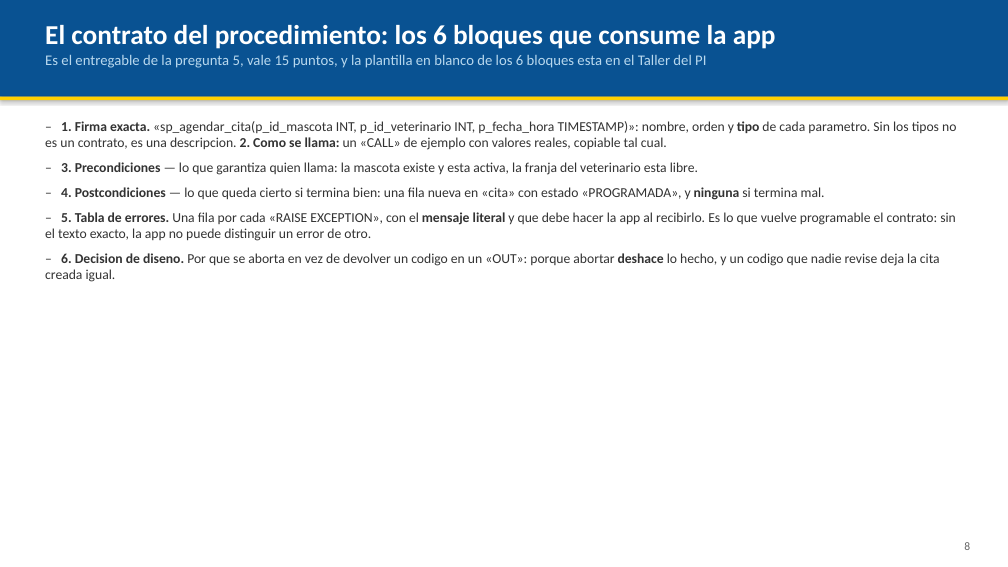
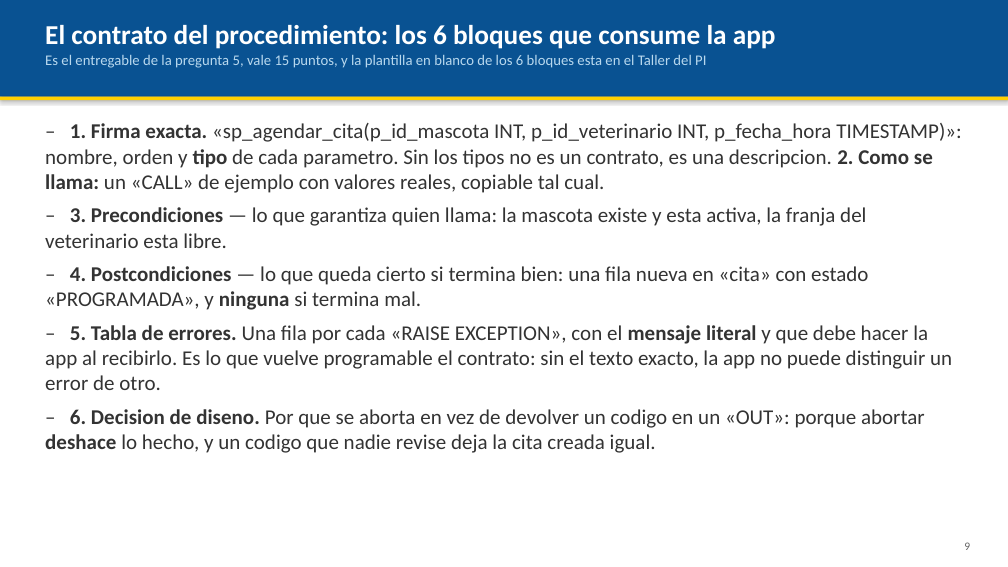
Before and after one commit to AndresDFX/UNIAJ, a slide deck: slide 9 of Bases de Datos II/Clases/Clase 3 - Procedimientos almacenados/Presentacion.pptx (slide 8 before the commit). Drawn at 1008x567 pixels with LibreOffice and Linux fonts; fonts in the diff are those of the drawing. Boxes give left, top, right and bottom in pixels: in the first picture for what was removed or moved away, otherwise in the second. Text is boxed around its words. In the diff, an @@ line names an element or a change of style, - is before the commit and + after.

```diff
--- a/Bases de Datos II/Clases/Clase 3 - Procedimientos almacenados/Presentacion.pptx
+++ b/Bases de Datos II/Clases/Clase 3 - Procedimientos almacenados/Presentacion.pptx
@@ text "– 1. Firma exacta. «sp_agendar_cita(p_id_mascota ..." at box(45, 123, 961, 453): size 13 to 20 pt @@
```
Also in this commit, not shown: 13 other slides changed, 1 slide added, 4 other files.
